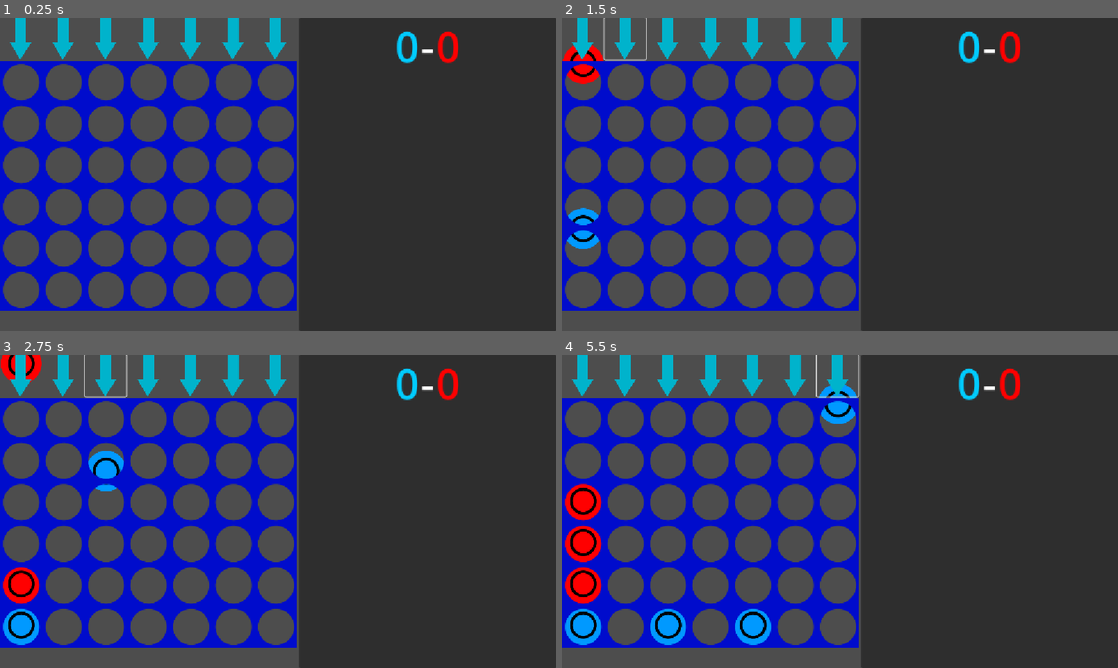
Above: before the commit, frames 1-4 (two rows, left to right).
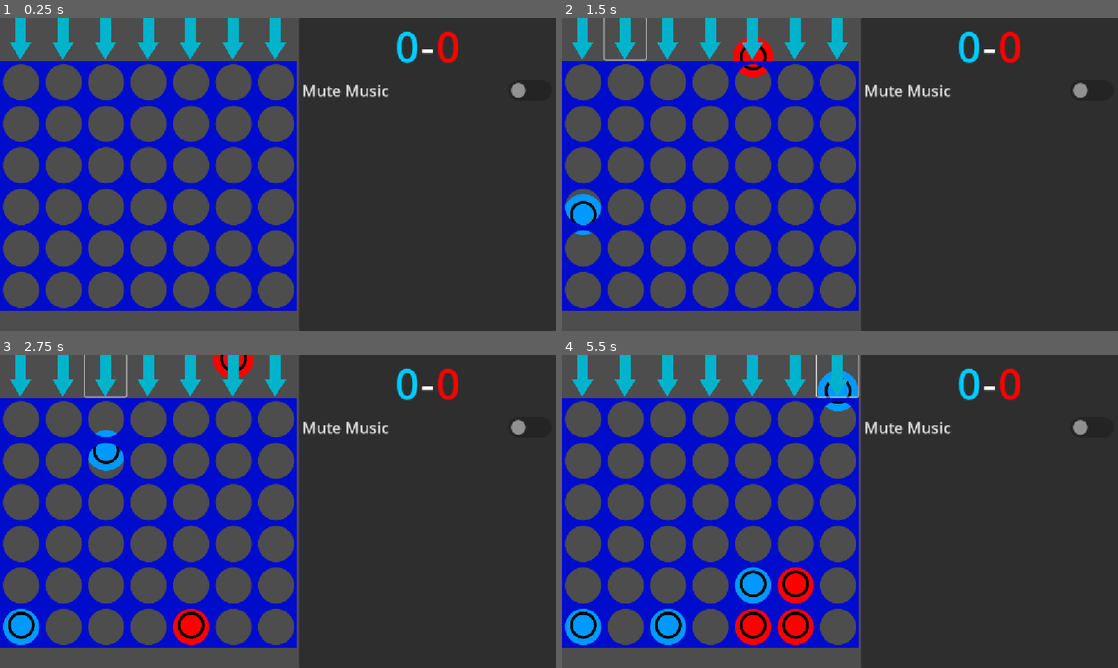
Above: after the commit, the same moments.

Repository: Emarald64/connect-4
Game: Godot game, scene res://scenes/main.tscn
Two runs of this game, one before a commit and one after it. Both use one fixed random seed, a clock stepped at 60 frames per second and the inputs below.
Inputs (mouse positions are in pixels of both pictures, inside the frame that each line leads up to):
- Up to frame 1 (0.25 s): no input
- Up to frame 2 (1.5 s): click (584, 39) at 0.5 s; click (623, 39) at 1.27 s
- Up to frame 3 (2.75 s): click (105, 376) at 2.02 s
- Up to frame 4 (5.5 s): click (712, 376) at 2.77 s; click (751, 376) at 3.52 s; click (795, 376) at 4.27 s; click (840, 376) at 5.02 s

The runs differ from the first frame. In frame 1, 0.4% of the frame differs, in the area x 54-95%, y 20-26%; in frame 2, 2.0%; in frame 3, 2.9%; in frame 4, 5.1%, in the area x 0-95%, y 5-93%.

Commit message:
added background music

Diff:
--- a/computer_player.gd
+++ b/computer_player.gd
@@ -3,7 +3,7 @@
 enum scoreOutcome {none,blue,red}
 
 static func getMove(board:Array[Array])->int:
-	return 0
+	#return 0
 	var scores:Array[int]=[0,0,0,0,0,0,0]
 	for x in range(7):
 		if board[0][x].filled:
--- a/scenes/board.gd
+++ b/scenes/board.gd
@@ -2,7 +2,8 @@
 
 signal boardClicked(row:int)
 
-func _input(event: InputEvent) -> void:
-	if event is InputEventMouseButton and event.button_index==MouseButton.MOUSE_BUTTON_LEFT and event.pressed:
-		print('click')
+func _unhandled_input(event: InputEvent) -> void:
+	#print(event)
+	if event is InputEventMouseButton and event.button_index==MouseButton.MOUSE_BUTTON_LEFT and event.pressed and event.position.x<=612:
+		print(event.position)
 		boardClicked.emit(int(event.position.x/88))
--- a/scenes/main.gd
+++ b/scenes/main.gd
@@ -65,13 +65,15 @@
 				$GPUParticles2D.process_material.color=Color(0.0, 0.6, 1.0, 1.0)
 				blueScore+=1
 				%BlueScore.text=str(blueScore)
-				$AudioStreamPlayer.stream=preload("res://assets/tada.mp3")
+				$SFXPLayer.volume_db=-10
+				$SFXPLayer.stream=preload("res://assets/tada.mp3")
 			elif score==scoreOutcome.red:
 				$GPUParticles2D.process_material.color=Color.RED
 				redScore+=1
 				%RedScore.text=str(redScore)
-				$AudioStreamPlayer.stream=preload("res://assets/buzzer.mp3")
-		$AudioStreamPlayer.play()
+				$SFXPLayer.volume_db=-15
+				$SFXPLayer.stream=preload("res://assets/buzzer.mp3")
+		$SFXPLayer.play()
 		$GPUParticles2D.emitting=true
 		await get_tree().create_timer(2).timeout
 		#print('reset')
@@ -134,9 +136,7 @@
 
 func checkPlayComputerMove() -> void:
 	if currentlyRed:
-		var computerMove=ComputerPlayer.getMove(slots)
-		print("computer move"+str(computerMove))
-		moveWithChangingColor(computerMove)
+		moveWithChangingColor(ComputerPlayer.getMove(slots))
 
 static func duplicateBoard(board:Array[Array]) -> Array[Array]:
 	var newBoard:Array[Array]=[]
--- a/scenes/main.tscn
+++ b/scenes/main.tscn
@@ -1,8 +1,23 @@
-[gd_scene load_steps=8 format=3 uid="uid://djgj8htnohbn4"]
+[gd_scene load_steps=17 format=3 uid="uid://djgj8htnohbn4"]
 
 [ext_resource type="Script" uid="uid://cvu2urblddtwg" path="res://scenes/main.gd" id="1_o5qli"]
 [ext_resource type="Texture2D" uid="uid://b3fa5nj5dppjm" path="res://assets/slot.svg" id="2_0wfyh"]
 [ext_resource type="Script" uid="uid://bx0wmfx5i6f6y" path="res://scenes/board.gd" id="3_sugp2"]
+[ext_resource type="AudioStream" uid="uid://dfabo7sx6gdkb" path="res://assets/music/oside_intro.ogg" id="4_tipki"]
+[ext_resource type="AudioStream" uid="uid://dy6tsdx8ge0nc" path="res://assets/music/oside_loop.ogg" id="5_85g3d"]
+[ext_resource type="AudioStream" uid="uid://ci72domkwyrcv" path="res://assets/music/Jacinthe SBC Battle Music.ogg" id="6_choun"]
+[ext_resource type="AudioStream" uid="uid://6fgbmn26hey7" path="res://assets/music/Cave Story.ogg" id="7_ya4ey"]
+[ext_resource type="AudioStream" uid="uid://h466ulpdbuvu" path="res://assets/music/1.10 Studiopolis Zone Act 1.mp3" id="8_eb6dy"]
+
+[sub_resource type="DPITexture" id="DPITexture_trceg"]
+_source = "<svg xmlns=\"http://www.w3.org/2000/svg\" width=\"32\" height=\"16\"><rect width=\"30\" height=\"14\" x=\"1\" y=\"1\" fill=\"#fff\" fill-opacity=\".75\" rx=\"7\"/><circle cx=\"24\" cy=\"8\" r=\"5\" fill=\"#1a1a1a\"/></svg>
+"
+base_scale = 3.0
+
+[sub_resource type="DPITexture" id="DPITexture_a8y0u"]
+_source = "<svg xmlns=\"http://www.w3.org/2000/svg\" width=\"32\" height=\"16\"><g fill-opacity=\".5\"><rect width=\"30\" height=\"14\" x=\"1\" y=\"1\" fill=\"#1a1a1a\" rx=\"7\"/><circle cx=\"8\" cy=\"8\" r=\"5\" fill=\"#fff\"/></g></svg>
+"
+base_scale = 3.0
 
 [sub_resource type="RectangleShape2D" id="RectangleShape2D_o5qli"]
 size = Vector2(616, 20)
@@ -33,6 +48,21 @@
 scale_max = 8.0
 alpha_curve = SubResource("CurveTexture_0wfyh")
 
+[sub_resource type="AudioStreamPlaylist" id="AudioStreamPlaylist_jkv2x"]
+resource_name = "Moonsong"
+loop = false
+fade_time = 0.0
+stream_count = 2
+stream_0 = ExtResource("4_tipki")
+stream_1 = ExtResource("5_85g3d")
+
+[sub_resource type="AudioStreamRandomizer" id="AudioStreamRandomizer_jbj1t"]
+streams_count = 4
+stream_0/stream = SubResource("AudioStreamPlaylist_jkv2x")
+stream_1/stream = ExtResource("6_choun")
+stream_2/stream = ExtResource("7_ya4ey")
+stream_3/stream = ExtResource("8_eb6dy")
+
 [node name="main" type="Control"]
 layout_mode = 3
 anchors_preset = 15
@@ -40,6 +70,7 @@
 anchor_bottom = 1.0
 grow_horizontal = 2
 grow_vertical = 2
+mouse_filter = 1
 script = ExtResource("1_o5qli")
 
 [node name="HBoxContainer" type="HBoxContainer" parent="."]
@@ -61,7 +92,6 @@
 [node name="Board" type="TextureRect" parent="HBoxContainer/VBoxContainer"]
 custom_minimum_size = Vector2(616, 516)
 layout_mode = 2
-mouse_filter = 0
 mouse_default_cursor_shape = 2
 texture = ExtResource("2_0wfyh")
 stretch_mode = 1
@@ -70,6 +100,7 @@
 [node name="PanelContainer" type="PanelContainer" parent="HBoxContainer"]
 layout_mode = 2
 size_flags_horizontal = 3
+mouse_filter = 1
 
 [node name="VBoxContainer" type="VBoxContainer" parent="HBoxContainer/PanelContainer"]
 layout_mode = 2
@@ -96,6 +127,15 @@
 theme_override_colors/font_color = Color(1, 0, 0, 1)
 theme_override_font_sizes/font_size = 86
 text = "0"
+
+[node name="CheckButton" type="CheckButton" parent="HBoxContainer/PanelContainer/VBoxContainer"]
+layout_mode = 2
+theme_override_font_sizes/font_size = 32
+theme_override_icons/checked = SubResource("DPITexture_trceg")
+theme_override_icons/unchecked = SubResource("DPITexture_a8y0u")
+text = "Mute Music"
+flat = true
+expand_icon = true
 
 [node name="StaticBody2D" type="StaticBody2D" parent="."]
 
@@ -126,8 +166,14 @@
 explosiveness = 1.0
 process_material = SubResource("ParticleProcessMaterial_sugp2")
 
-[node name="AudioStreamPlayer" type="AudioStreamPlayer" parent="."]
+[node name="SFXPLayer" type="AudioStreamPlayer" parent="."]
 volume_db = -10.0
 
+[node name="Music" type="AudioStreamPlayer" parent="."]
+stream = SubResource("AudioStreamRandomizer_jbj1t")
+volume_db = -20.0
+autoplay = true
+
 [connection signal="boardClicked" from="HBoxContainer/VBoxContainer/Board" to="." method="moveWithChangingColor"]
+[connection signal="toggled" from="HBoxContainer/PanelContainer/VBoxContainer/CheckButton" to="Music" method="set_stream_paused"]
 [connection signal="timeout" from="Placing Cooldown" to="." method="checkPlayComputerMove"]
Not shown, added: assets/music/1.10 Studiopolis Zone Act 1.mp3.import
Not shown, added: assets/music/Cave Story.ogg.import
Not shown, added: assets/music/Jacinthe SBC Battle Music.ogg.import
Not shown, added: assets/music/oside_intro.ogg.import
Not shown, added: assets/music/oside_loop.ogg.import
Not shown, added: assets/music/1.10 Studiopolis Zone Act 1.mp3
Not shown, added: assets/music/Cave Story.ogg
Not shown, added: assets/music/oside_intro.ogg
Not shown, added: assets/music/oside_loop.ogg
Not shown, changed: readme.md
